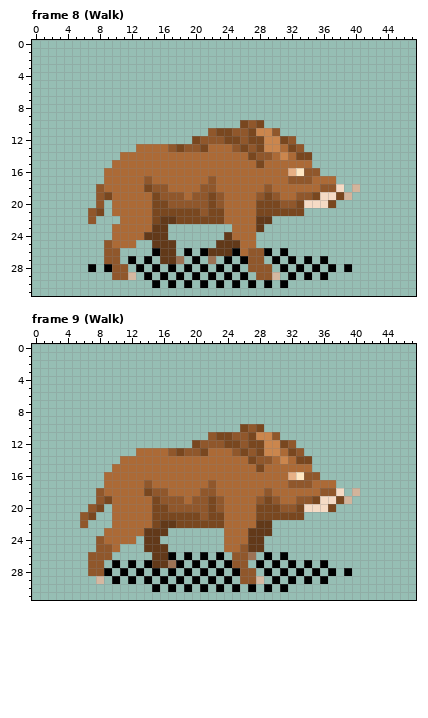
Edited in one commit: pixel-art file (res/gfx/enemies/boar.ase). The picture above is the old version.
48x32 pixels, 36 frames. Shown: frame 8 (Walk), frame 9 (Walk). The commit also changed other frames, which this record leaves out.
After the commit:
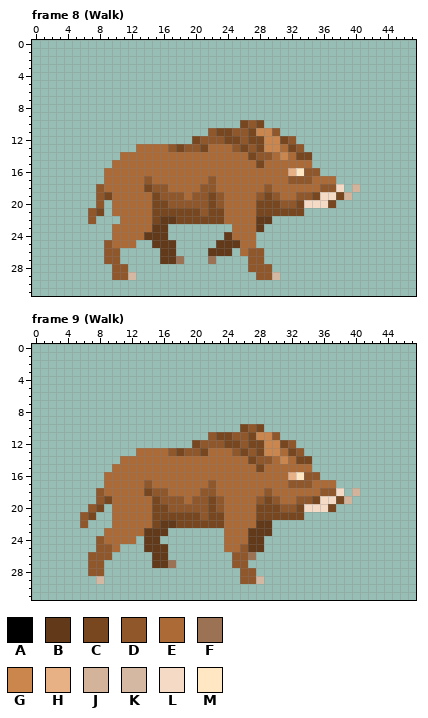
Palette (. is transparent): A #000000  B #623919  C #79471f  D #90572b  E #ac6a36  F #9c7254  G #cb864d  H #e7b085  J #d3b49b  K #d5b8a1  L #f5dbc5  M #ffe7c3
From old to new:
layer "Sombra" now hidden
Changed rows in their new state; - is an unchanged pixel.
Frame 8 (Walk):
first column x 7:
26 --------.---.-.---.---.-.--------
27 -----.-.-----.---.-.---.-.-.-.---
28 .-.---.-.-.-.-.-.-.-----.-.-.-.-.
29 -------.-.-.-.-.-.-.-----.-.-.---
30 --------.-.-.-.-.-.-.-.-.--------
Frame 9 (Walk):
first column x 9:
26 --------.-.-.-.-----.-.--------
27 -.-.-.---.-.-.-.---.-.-.-.-.---
28 .-.-.-.-.-.-.-.-.---.-.-.-.-.-.
29 -.-.-.-.-.-.-.-.-----.-.-.-.---
30 ------.-.-.-.-.-.-.-.-.--------
Changed places in both pictures, as pixel boxes (x1, y1, x2, y2):
erased: (88, 248, 352, 288)
erased: (104, 552, 352, 592)
